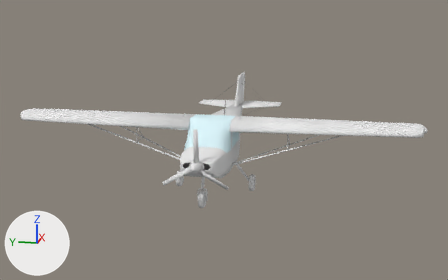
The Blender file rans_s-6s.blend, before and after one commit.
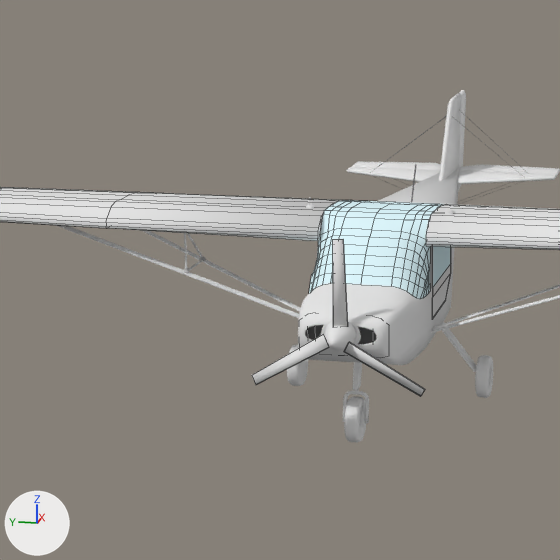
Each version is shown whole from a 50 mm lens placed at (-15.05, -3.03, 3.58), pointed at (-0.04, -0.02, -0.17), then close up on the part from 14% to 63% of the width and 13% to 91% of the height. Every picture has the same lights, and +X, +Y and +Z are marked at lower left. The close-ups show mesh edges as thin lines.

In view in the first close-up: 'Circle.004', 'Plane.007', 'WindShield', 'fuselage__', 'helice', 'profondeur', 'roueA', 'roueG', 'structure.002', 'wings.002'.
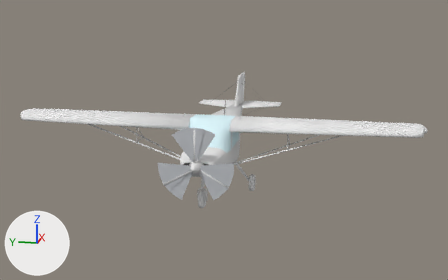
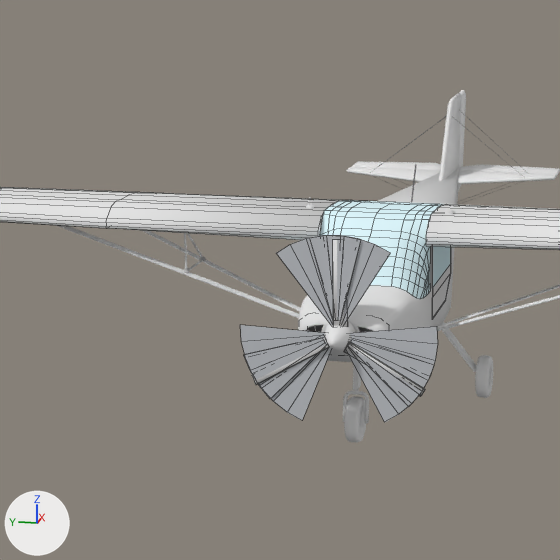
Changed parts and their boxes [x1, y1, x2, y2] in the close-ups (560 x 560 px):
'propdisc', shown: after [240, 235, 438, 422]
'propblur', shown: after [244, 235, 434, 407]

Patch to the scene script:
```diff
--- a/rans_s-6s.blend.py
+++ b/rans_s-6s.blend.py
@@ ob_propdisc @@
 ob_propdisc.show_transparent = True
-ob_propdisc.hide_set(True)  # its collection is switched off
@@ ob_propblur @@
 ob_propblur.show_transparent = True
-ob_propblur.hide_set(True)  # its collection is switched off
```
